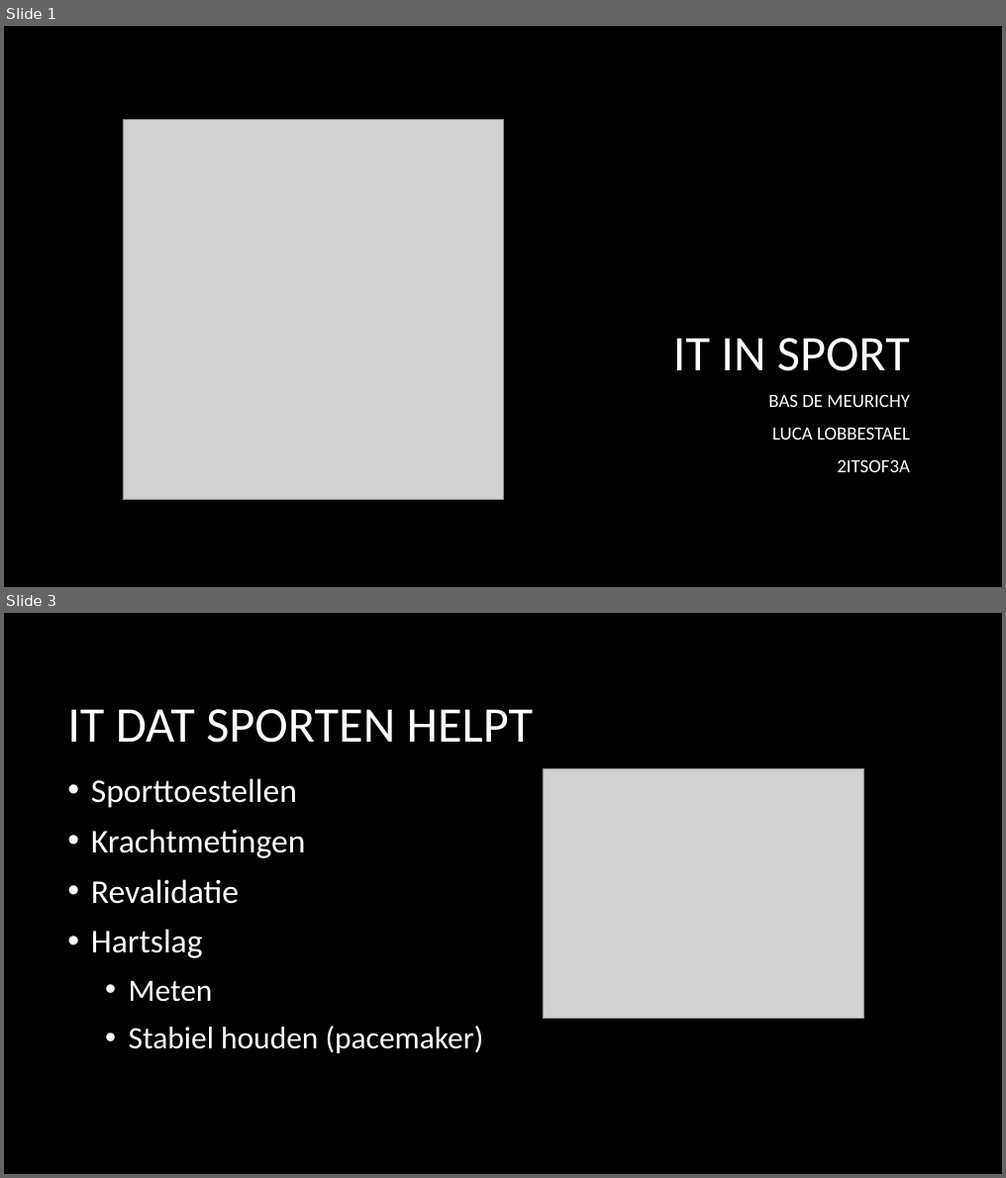
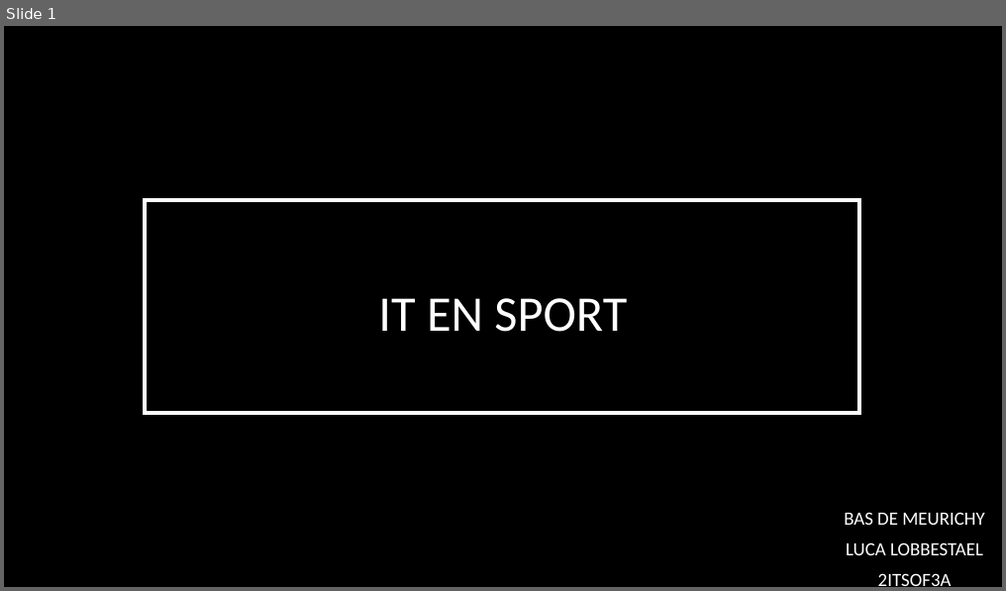
Before and after one commit to BasDM/PresentatiePM, a slide deck: Presentatie_powerpoint.pptx. Shown one above the other, each under a label of ours: slides 1 and 3 before the commit, slide 1 after it; the slides between them are not shown. The pictures are 1006x1178 and 1006x591 pixels, drawn with LibreOffice and Linux fonts; fonts in the diff are those of the drawing; grey boxes stand for pictures; background and template pictures are left out. Boxes give left, top, right and bottom in pixels: in the first picture for what was removed or moved away, otherwise in the second. Text is boxed around its words. In the diff, an @@ line names an element or a change of style, - is before the commit and + after.

```diff
--- a/Presentatie_powerpoint.pptx
+++ b/Presentatie_powerpoint.pptx
@@ slide 3 removed at [4, 613, 1002, 1174], background picture (left out) @@
@@ title removed at [67, 709, 533, 743] @@
-IT DAT SPORTEN HELPT
@@ text removed at [91, 778, 484, 1054] @@
-• Sporttoestellen
-• Krachtmetingen
-• Revalidatie
-• Hartslag
-  • Meten
-  • Stabiel houden (pacemaker)
@@ picture removed at [543, 768, 863, 1019] @@
@@ slide 1 changed as well @@
@@ picture removed at [123, 120, 503, 500] @@
@@ rectangle added at [144, 199, 859, 413], fill #000000 at 70% opacity, outline #FFFFFF 4 pt @@
@@ title at [378, 298, 627, 332]: text changed @@
-IT IN SPORT
+IT EN SPORT
@@ subtitle "BAS DE MEURICHY": place and size @@
-subtitle "BAS DE MEURICHY" at [768, 394, 910, 472]
+subtitle "BAS DE MEURICHY" at [844, 512, 984, 586]
@@ subtitle "BAS DE MEURICHY" at [844, 512, 984, 586]: alignment right to centre; line spacing 1 to 0.9 @@
```
Also in this commit, not shown: 3 other slides changed, 4 slides added, 2 other slides removed, 1 other file.
